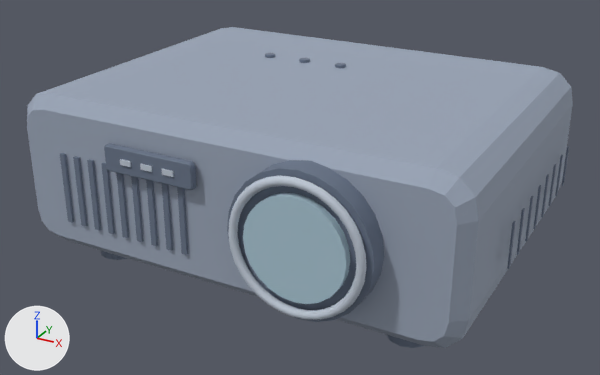
A saved change to the glTF model homeos/frontend/public/static/3d-studio/models/projector.glb.
Rendered twice from a 50 mm camera at (0.266, -0.487, 0.292) aimed at (0.002, -0.006, 0.051). The axes (+X, +Y, +Z) are drawn at lower left. The lights are the same throughout. The older version comes first. Where no turn or scale is listed for an object, it has been applied to the vertices.

Script lines for the objects in view, before the commit:
```python
ob_body = bpy.data.objects.new('body', me_body)
ob_body.location = (0.0, 0.0098, 0.0)
ob_dark = bpy.data.objects.new('dark', me_dark)
ob_dark.location = (0.0, 0.0098, 0.0)
ob_glass = bpy.data.objects.new('glass', me_glass)
ob_glass.location = (0.0, 0.0098, 0.0)
ob_light = bpy.data.objects.new('light', me_light)
ob_light.location = (0.0, 0.0098, 0.0)
```
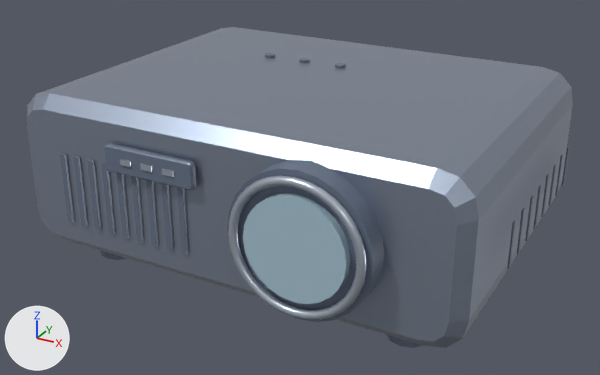
Changed parts and their boxes (x1, y1, x2, y2) in the pictures (600 x 375 px):
```json
{"object": "body", "change": "surface changed", "before": [27, 27, 573, 348], "after": [27, 27, 573, 348]}
{"object": "dark", "change": "surface changed", "before": [60, 53, 424, 347], "after": [60, 53, 424, 347]}
{"object": "light", "change": "surface changed", "before": [120, 159, 366, 320], "after": [120, 159, 366, 320]}
```

Edits to the scene script, one JSON object a line:
```json
{"op": "set", "path": "mat_projector_candidate_body.roughness", "old": "0.82", "new": "0.32"}
{"op": "set", "path": "mat_projector_candidate_body.metallic", "old": "0.0", "new": "0.72"}
{"op": "set", "path": "mat_projector_candidate_dark.roughness", "old": "0.82", "new": "0.36"}
{"op": "set", "path": "mat_projector_candidate_light.metallic", "old": "0.0", "new": "0.72"}
```
